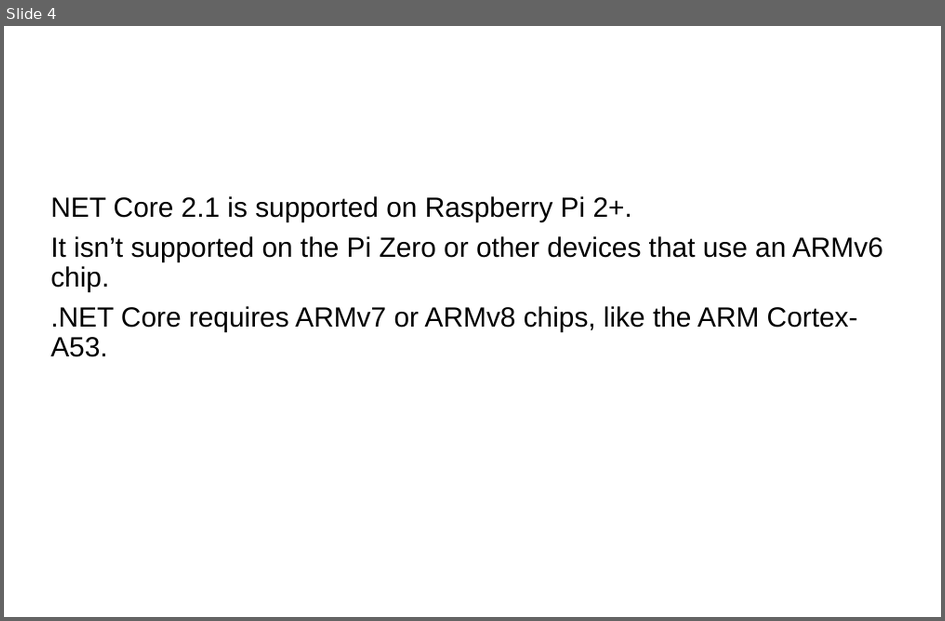
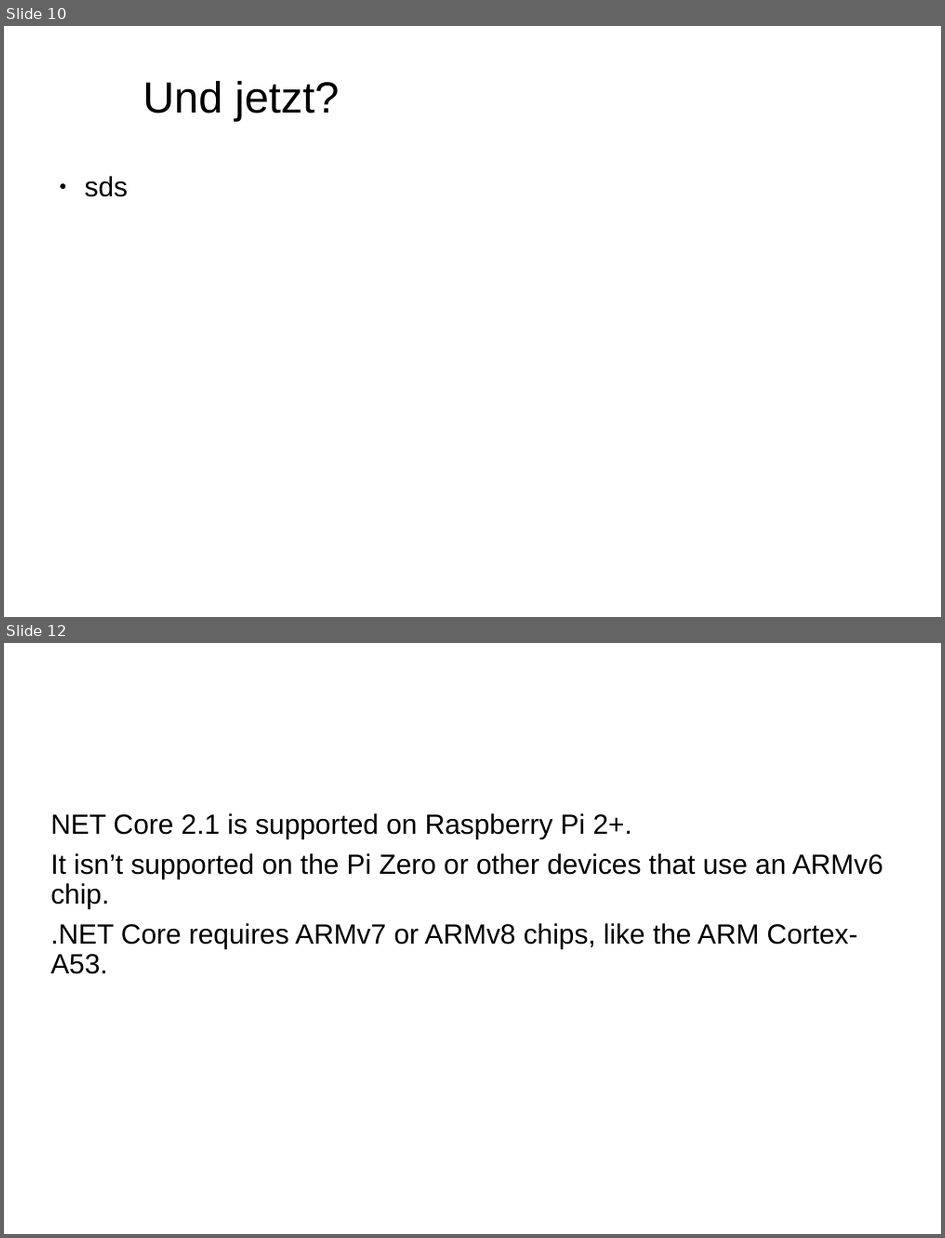
Before and after one commit to FrankPfattheicher/RaspiDotnet, a slide deck: Slides/RaspiDotnet.pptx. Shown one above the other, each under a label of ours: slide 4 before the commit, slides 10 and 12 after it; the slides between them are not shown. The pictures are 945x621 and 945x1238 pixels, drawn with LibreOffice and Linux fonts; fonts in the diff are those of the drawing; background and template pictures are left out. Boxes give left, top, right and bottom in pixels: in the first picture for what was removed or moved away, otherwise in the second. Text is boxed around its words. In the diff, an @@ line names an element or a change of style, - is before the commit and + after.

```diff
--- a/Slides/RaspiDotnet.pptx
+++ b/Slides/RaspiDotnet.pptx
@@ slide 10 added at (4,26,941,617), background picture (left out) @@
@@ text added at (143,81,339,121), 44 pt, text #000000 @@
+Und jetzt?
@@ text added at (85,176,128,197), 28 pt, text #000000 @@
+● sds
@@ what was slide 4 is now slide 12 @@
```
Also in this commit, not shown: 2 slides changed, 10 other slides added, 6 other files.
